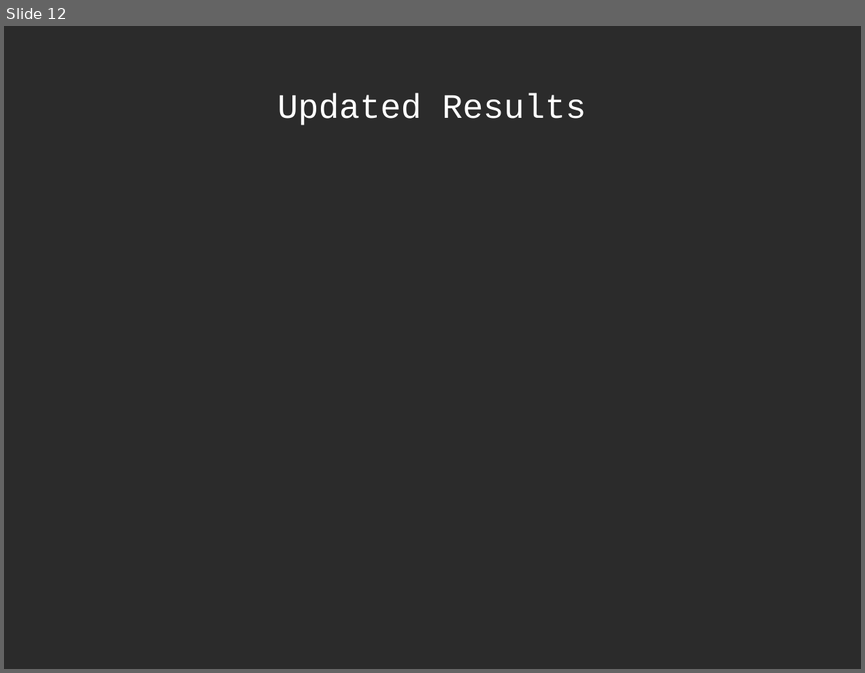
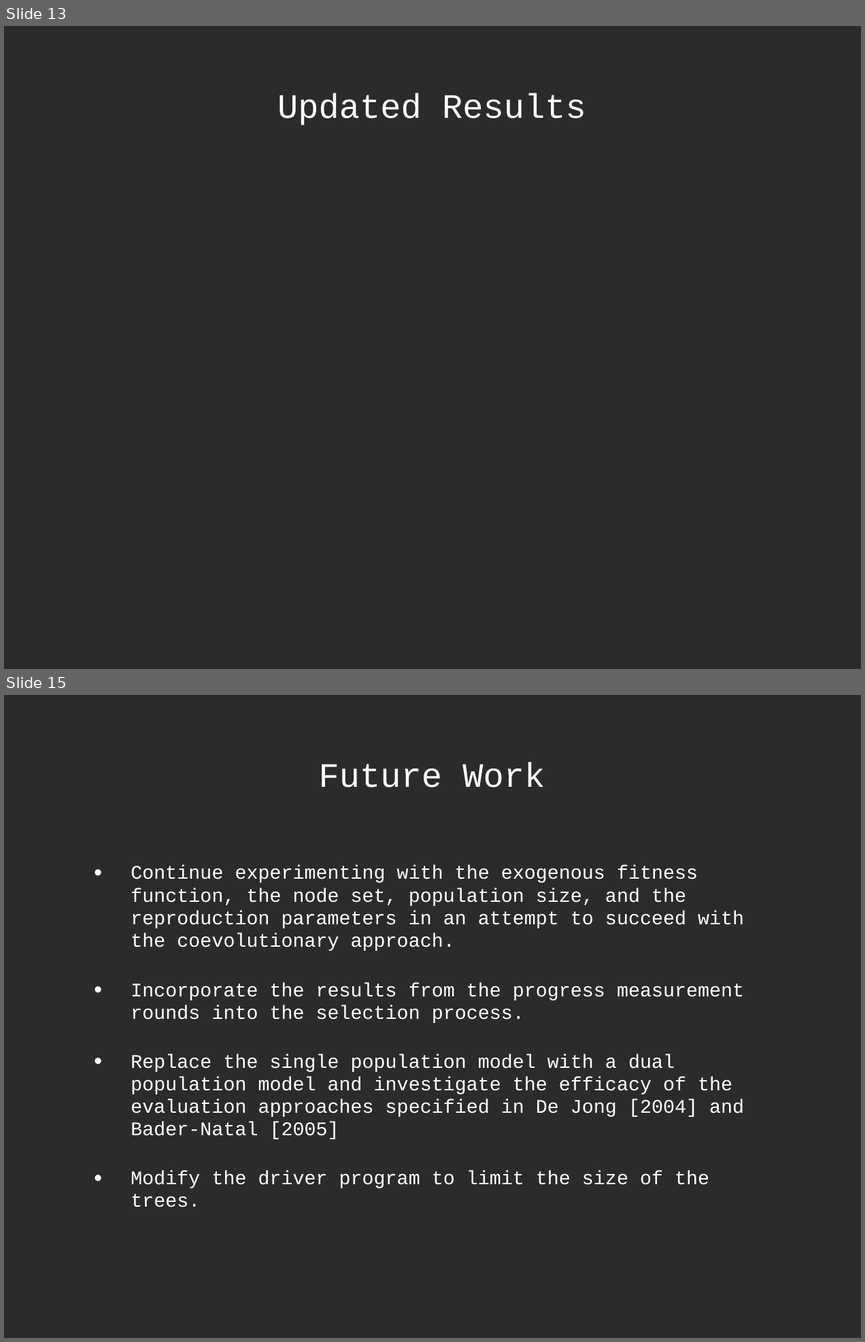
Before and after one commit to jlowenz/ec-robocode, a slide deck: ec-robocode/presentation/ec_presentation_ron.ppt. Shown one above the other, each under a label of ours: slide 12 before the commit, slides 13 and 15 after it; the slides between them are not shown. The pictures are 865x673 and 865x1342 pixels, drawn with LibreOffice and Linux fonts; fonts in the diff are those of the drawing; background and template pictures are left out; a plain dark background stands for a picture behind light text. Boxes give left, top, right and bottom in pixels: in the first picture for what was removed or moved away, otherwise in the second. Text is boxed around its words. In the diff, an @@ line names an element or a change of style, - is before the commit and + after.

```diff
--- a/ec-robocode/presentation/ec_presentation_ron.ppt
+++ b/ec-robocode/presentation/ec_presentation_ron.ppt
@@ slide 15 added at (4, 695, 861, 1338), background picture (left out) @@
@@ title added at (319, 762, 545, 787), 32 pt, text #FFFFFF @@
+Future Work
@@ text added at (130, 865, 744, 1207), 18 pt, text #FFFFFF @@
+• Continue experimenting with the exogenous fitness function, the node set, population size, and the reproduction parameters in an attempt to succeed with the coevolutionary approach.
+• Incorporate the results from the progress measurement rounds into the selection process.
+• Replace the single population model with a dual population model and investigate the efficacy of the evaluation approaches specified in De Jong [2004] and Bader-Natal [2005]
+• Modify the driver program to limit the size of the trees.
@@ what was slide 12 is now slide 13 @@
```
Also in this commit, not shown: 4 slides changed, 3 other slides added, 2 slides removed.
